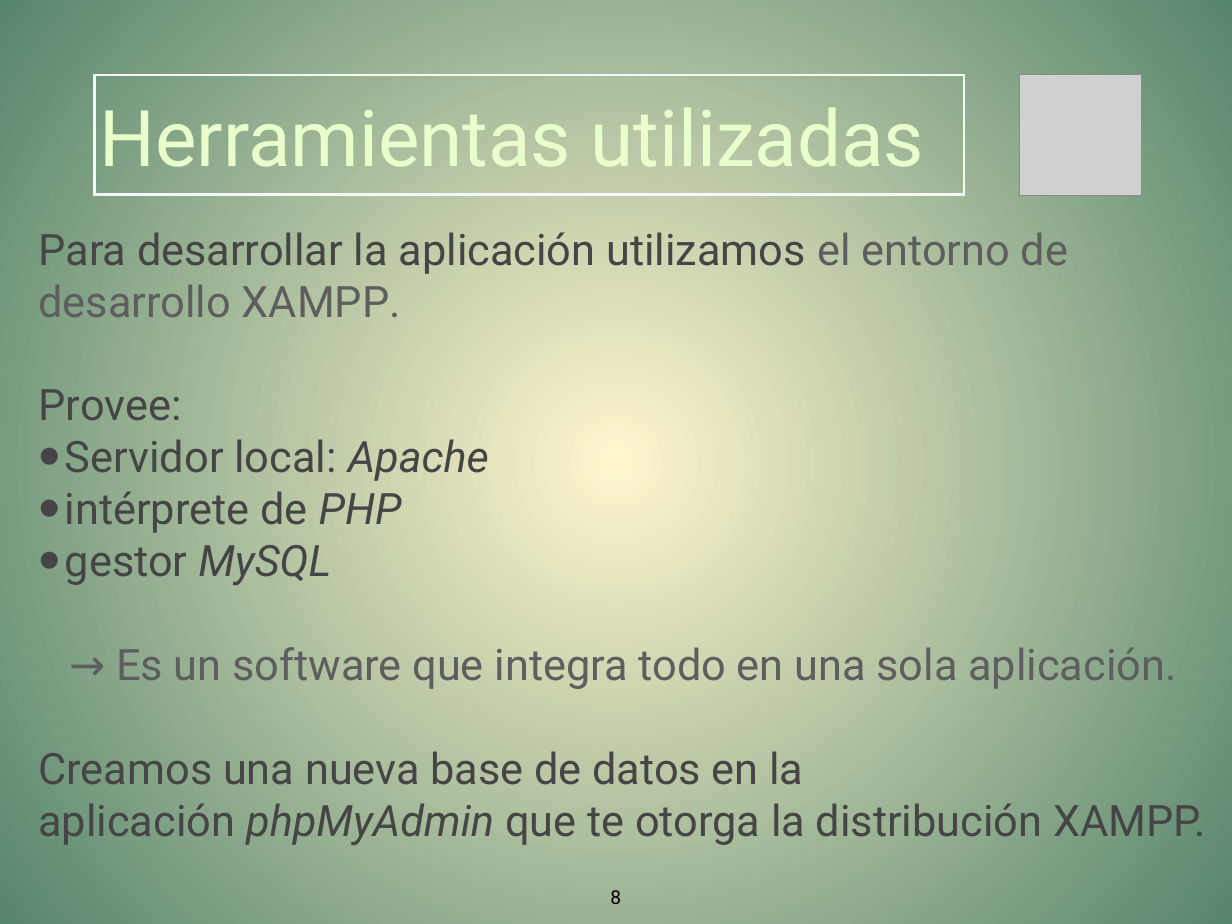
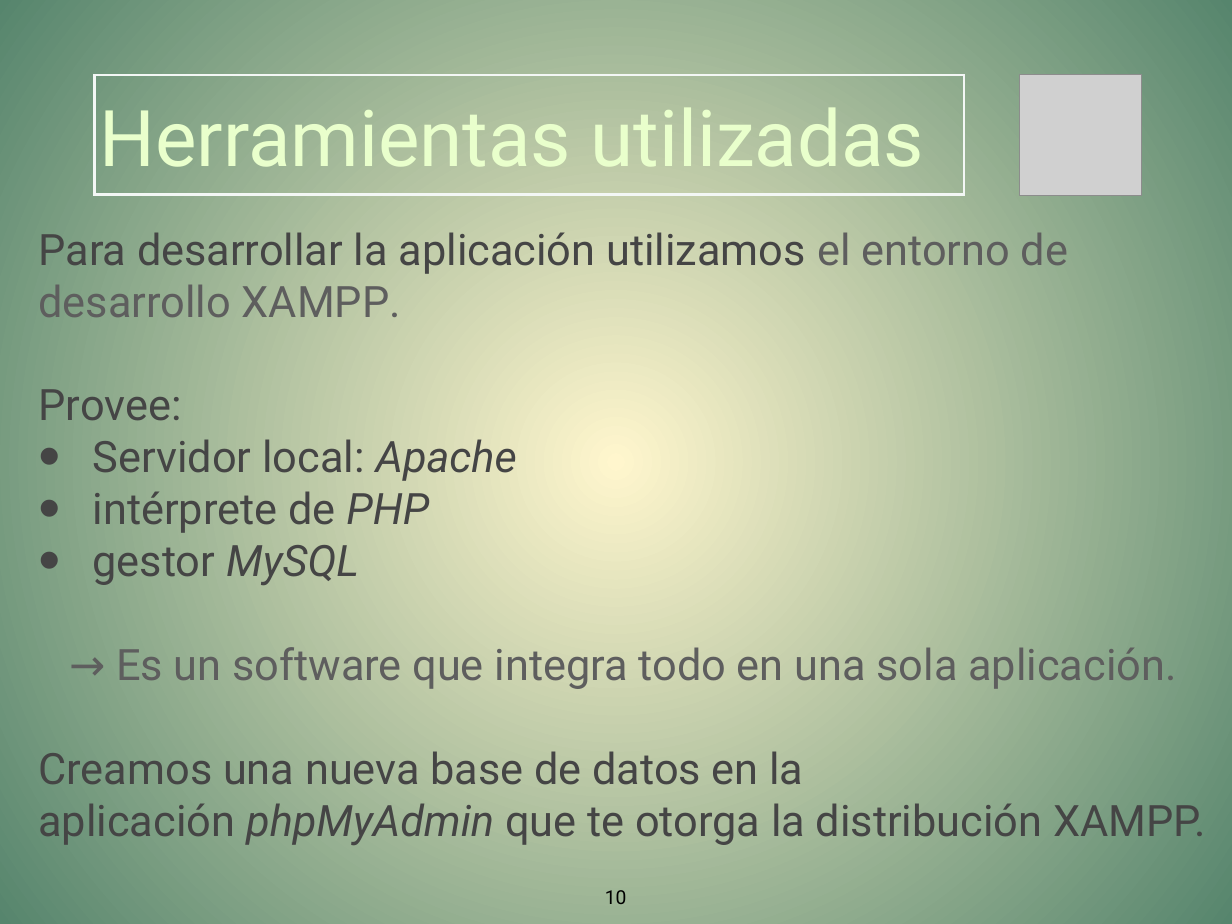
Before and after one commit to todeit02/GarageSale, a slide deck: slide 10 of Presentacion/PresentacionCMppt_2.pptx (slide 8 before the commit). Drawn at 1232x924 pixels with LibreOffice and Linux fonts; fonts in the diff are those of the drawing; grey boxes stand for pictures. Boxes give left, top, right and bottom in pixels: in the first picture for what was removed or moved away, otherwise in the second. Text is boxed around its words. In the diff, an @@ line names an element or a change of style, - is before the commit and + after.

```diff
--- a/Presentacion/PresentacionCMppt_2.pptx
+++ b/Presentacion/PresentacionCMppt_2.pptx
@@ text at bbox=[93, 439, 517, 585]: indent changed @@
@@ page number at bbox=[605, 890, 627, 904]: text changed @@
-8
+10
```
Also in this commit, not shown: 9 other slides changed, 3 slides added.
